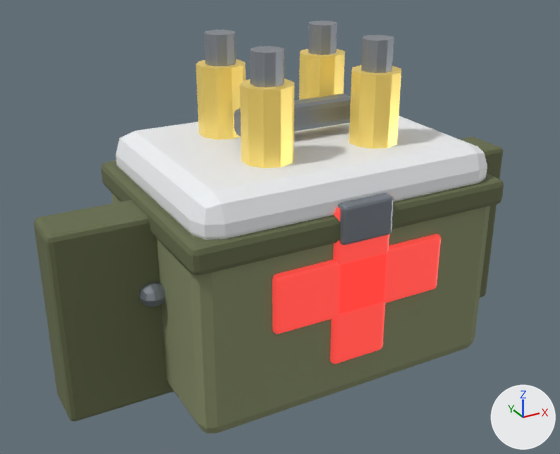
Renders of the glTF model models/props.glb from each side of a commit.
Rendered twice from a 50 mm camera at (-0.693, -1.196, 0.643) aimed at (-0.037, -0.003, 0.047). The axes (+X, +Y, +Z) are drawn at lower right. The lights are the same throughout. The older version comes first. Where no turn or scale is listed for an object, it has been applied to the vertices.

Objects in the first picture: 'band1', 'crate', 'crossH', 'crossV', 'handle', 'latch', 'lid', 'lidrim', 'shell0', 'shell1', 'shell2', 'shell3' and 6 more.
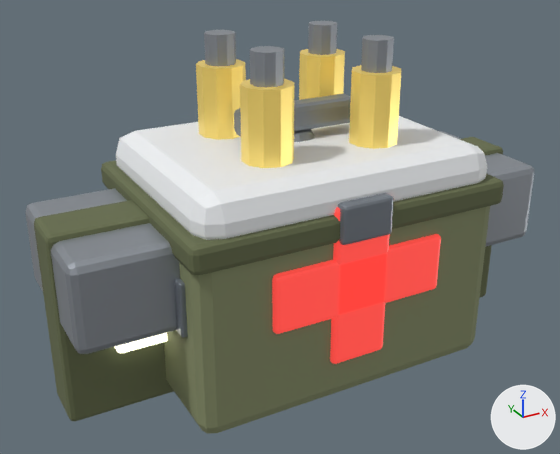
Boxes [x1, y1, x2, y2] around the edits, measured in the pictures (560 x 454 px):
'housing', added
    after: [25, 131, 535, 354]
'fin1', added
    after: [174, 278, 188, 338]
'tube', added
    after: [115, 333, 167, 353]
'stem', added (mostly hidden)
    after: [294, 129, 314, 142]

The change, as a diff of the scene's bpy script:
```diff
--- a/models/props.glb.py
+++ b/models/props.glb.py
@@ mat_tubemat @@
+mat_tubemat = principled_material('TubeMat')
+mat_tubemat.base_color = (0.95, 0.92, 0.78)  # white #f9f6e5
+mat_tubemat.roughness = 0.3
+mat_tubemat.emission_color = (1.0, 0.95, 0.75)  # pale yellow #fff9e1
+mat_tubemat.emission_strength = 2.2
@@ me_cube_018 @@
+me_cube_018.from_pydata(...)  # 56 vertices, 108 faces; spans x -0.39..0.39, y -0.07..0.07, z -0.095..-0.045
+me_cube_018.materials.append(mat_tubemat)  # white #f9f6e5, glowing pale yellow #fff9e1
@@ me_cube_019 @@
+me_cube_019.from_pydata(...)  # 56 vertices, 108 faces; spans x -0.03..0.03, y -0.03..0.03, z 0.1..0.24
+me_cube_019.materials.append(mat_latchmat)  # grey #899099
@@ me_cube_015 @@
+me_cube_015.from_pydata(...)  # 56 vertices, 108 faces; spans x -0.475..0.475, y -0.15..0.15, z -0.03..0.13
+me_cube_015.materials.append(mat_steelmat)  # grey #a0a6ad
@@ me_cube_016 @@
+me_cube_016.from_pydata(...)  # 56 vertices, 108 faces; spans x -0.31..-0.29, y -0.17..0.17, z -0.03..0.07
+me_cube_016.materials.append(mat_latchmat)  # grey #899099
@@ ob_tube @@
+ob_tube = bpy.data.objects.new('tube', me_cube_018)
+ob_tube.location = (0.0, 0.0, 0.0)
@@ ob_stem @@
+ob_stem = bpy.data.objects.new('stem', me_cube_019)
+ob_stem.location = (0.0, 0.0, 0.0)
@@ ob_housing @@
+ob_housing = bpy.data.objects.new('housing', me_cube_015)
+ob_housing.location = (0.0, 0.0, 0.0)
@@ ob_fin1 @@
+ob_fin1 = bpy.data.objects.new('fin1', me_cube_016)
+ob_fin1.location = (0.0, 0.0, 0.0)
```
